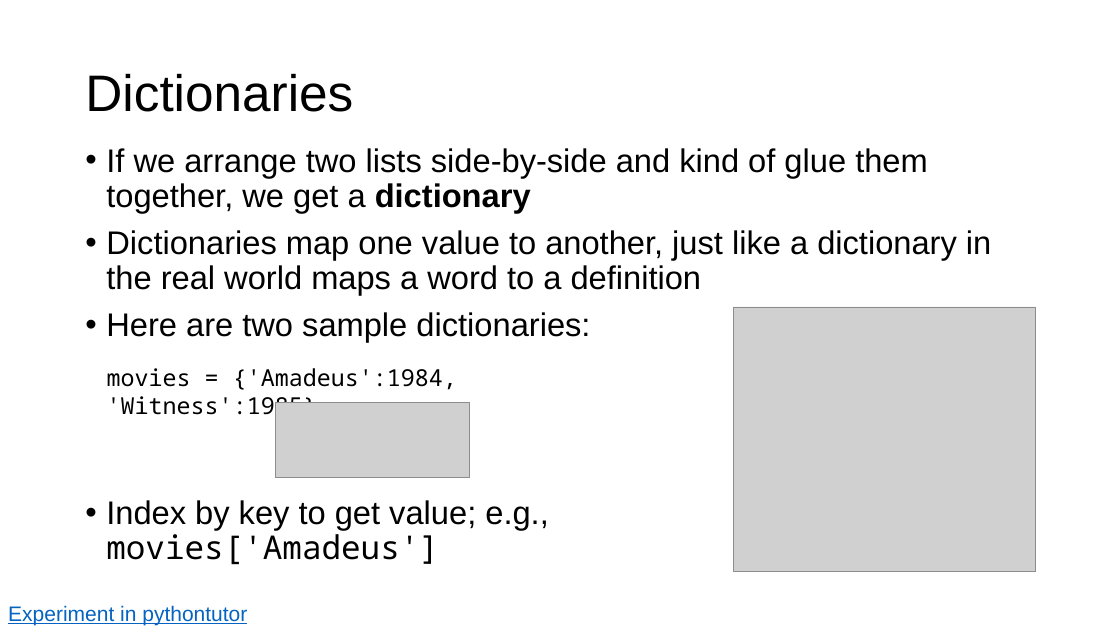
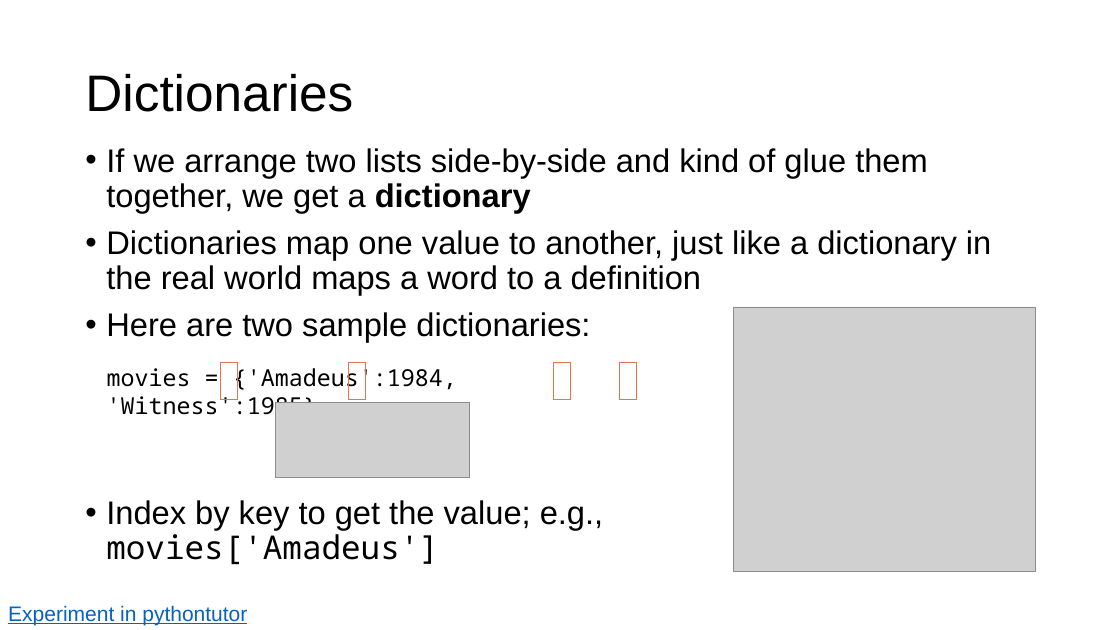
Before and after one commit to parrt/msds501, a slide deck: slide 19 of slides/intro-programming.pptx. Drawn at 1120x630 pixels with LibreOffice and Linux fonts; fonts in the diff are those of the drawing; grey boxes stand for pictures; background and template pictures are left out. Boxes give left, top, right and bottom in pixels: in the first picture for what was removed or moved away, otherwise in the second. Text is boxed around its words. In the diff, an @@ line names an element or a change of style, - is before the commit and + after.

```diff
--- a/slides/intro-programming.pptx
+++ b/slides/intro-programming.pptx
@@ rectangle added at [220, 363, 237, 400], outline #E4754F 0.75 pt @@
@@ rectangle added at [349, 363, 365, 400], outline #E4754F 0.75 pt @@
@@ rectangle added at [554, 363, 571, 400], outline #E4754F 0.75 pt @@
@@ rectangle added at [620, 363, 637, 400], outline #E4754F 0.75 pt @@
@@ text at [106, 500, 603, 565]: text changed @@
-• Index by key to get value; e.g.,
-  movies['Amadeus']
+• Index by key to get the value; e.g.,
+  movies['Amadeus']
```
Also in this commit, not shown: 9 other slides changed, 1 other file.
